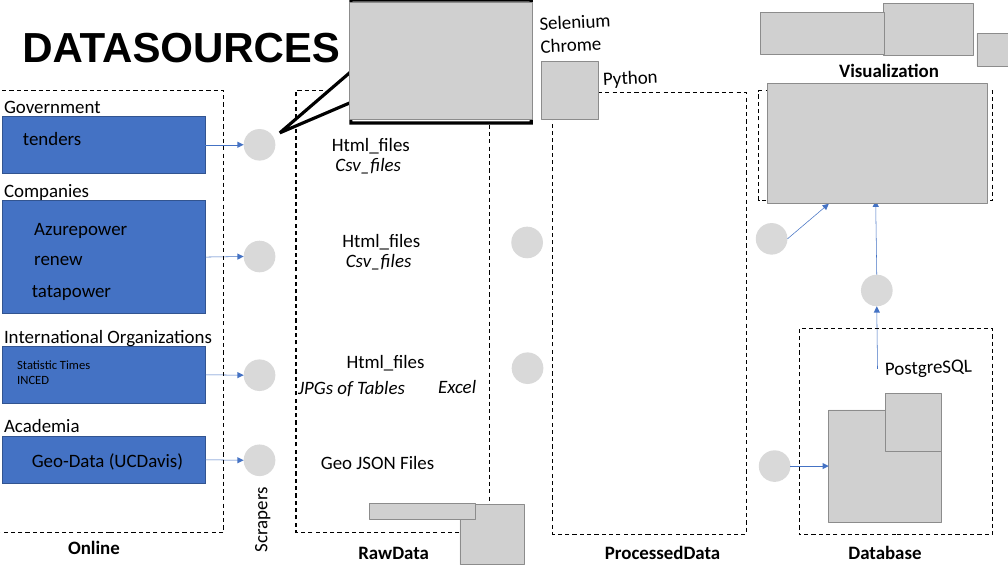
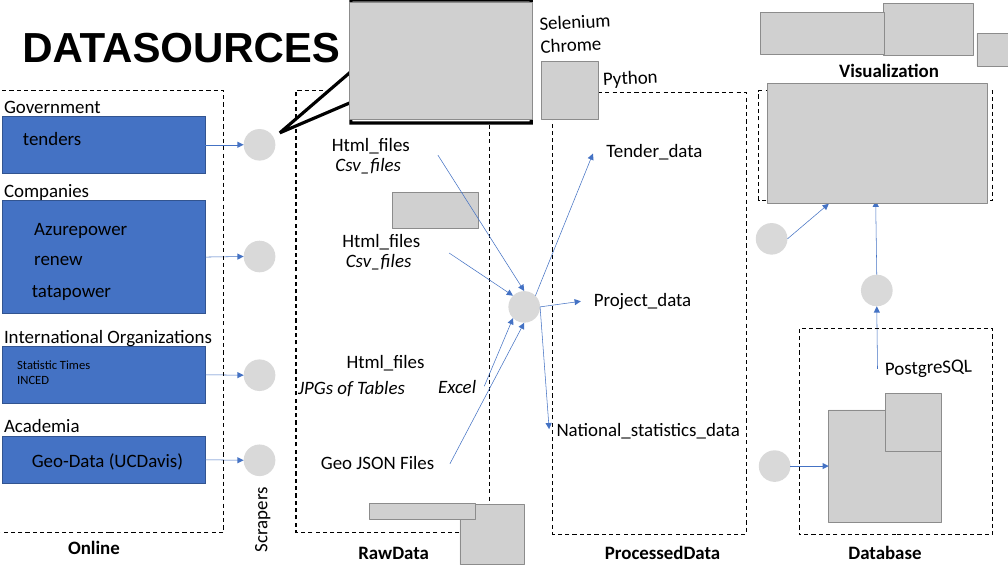
Before and after one commit to DerKevinRiehl/mit_ai_hackathon_2025, a slide deck: slide 4 of task_description/Brainstorming.pptx. Drawn at 1008x567 pixels with LibreOffice and Linux fonts; fonts in the diff are those of the drawing; grey boxes stand for pictures. Boxes give left, top, right and bottom in pixels: in the first picture for what was removed or moved away, otherwise in the second. Text is boxed around its words. In the diff, an @@ line names an element or a change of style, - is before the commit and + after.

```diff
--- a/task_description/Brainstorming.pptx
+++ b/task_description/Brainstorming.pptx
@@ text added at [606, 144, 702, 160], 18 pt, text #000000 @@
+Tender_data
@@ arrow added from (438, 155) to (524, 291), #4472C4 0.5 pt @@
@@ arrow added from (535, 296) to (593, 154), #4472C4 0.5 pt @@
@@ picture added at [392, 192, 479, 229] @@
@@ arrow added from (449, 253) to (513, 296), #4472C4 0.5 pt @@
@@ ellipse: place and size @@
-ellipse at [511, 227, 543, 259]
+ellipse at [508, 291, 540, 323]
@@ text added at [594, 293, 692, 310], 18 pt, text #000000 @@
+Project_data
@@ arrow added from (450, 464) to (524, 323), #4472C4 0.5 pt @@
@@ arrow added from (485, 386) to (513, 318), #4472C4 0.5 pt @@
@@ arrow added from (540, 307) to (581, 302), #4472C4 0.5 pt @@
@@ arrow added from (540, 307) to (549, 430), #4472C4 0.5 pt @@
@@ ellipse removed at [512, 352, 544, 384] @@
@@ text added at [557, 423, 740, 439], 18 pt, text #000000 @@
+National_statistics_data
```
Also in this commit, not shown: 12 other files.
